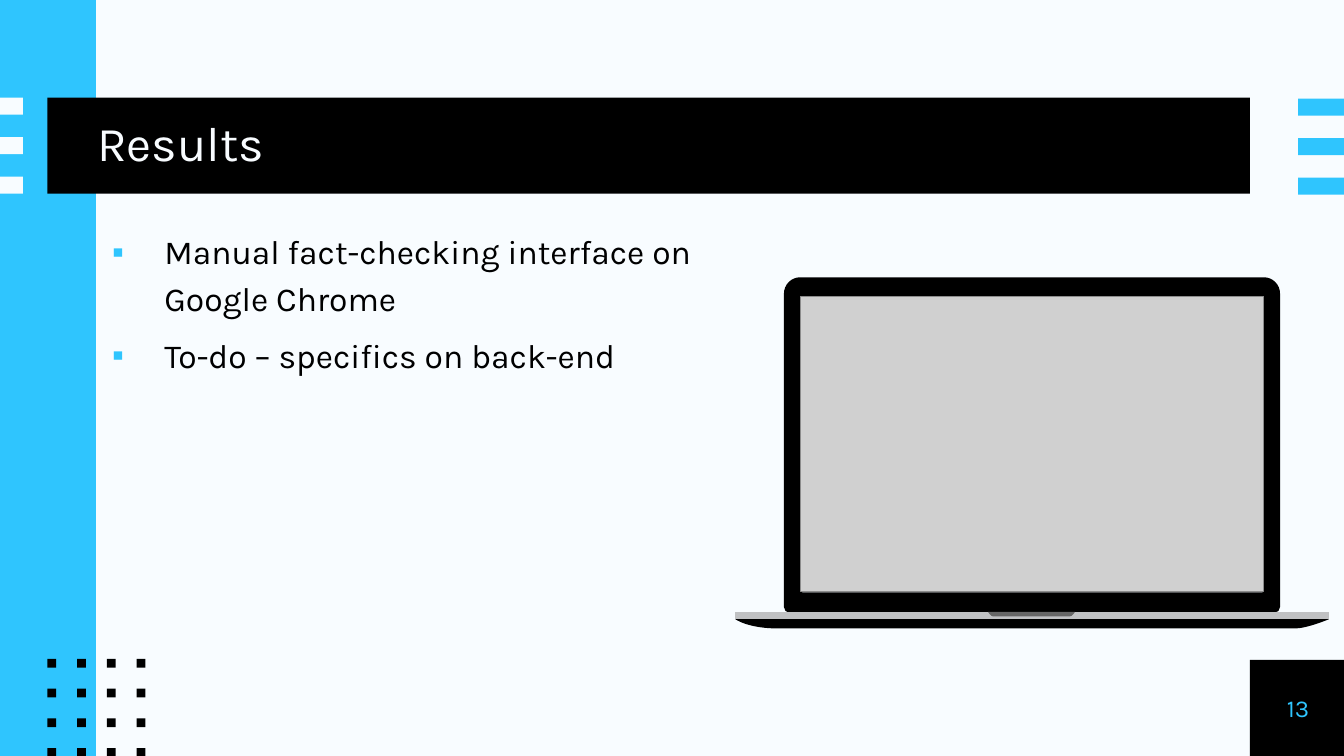
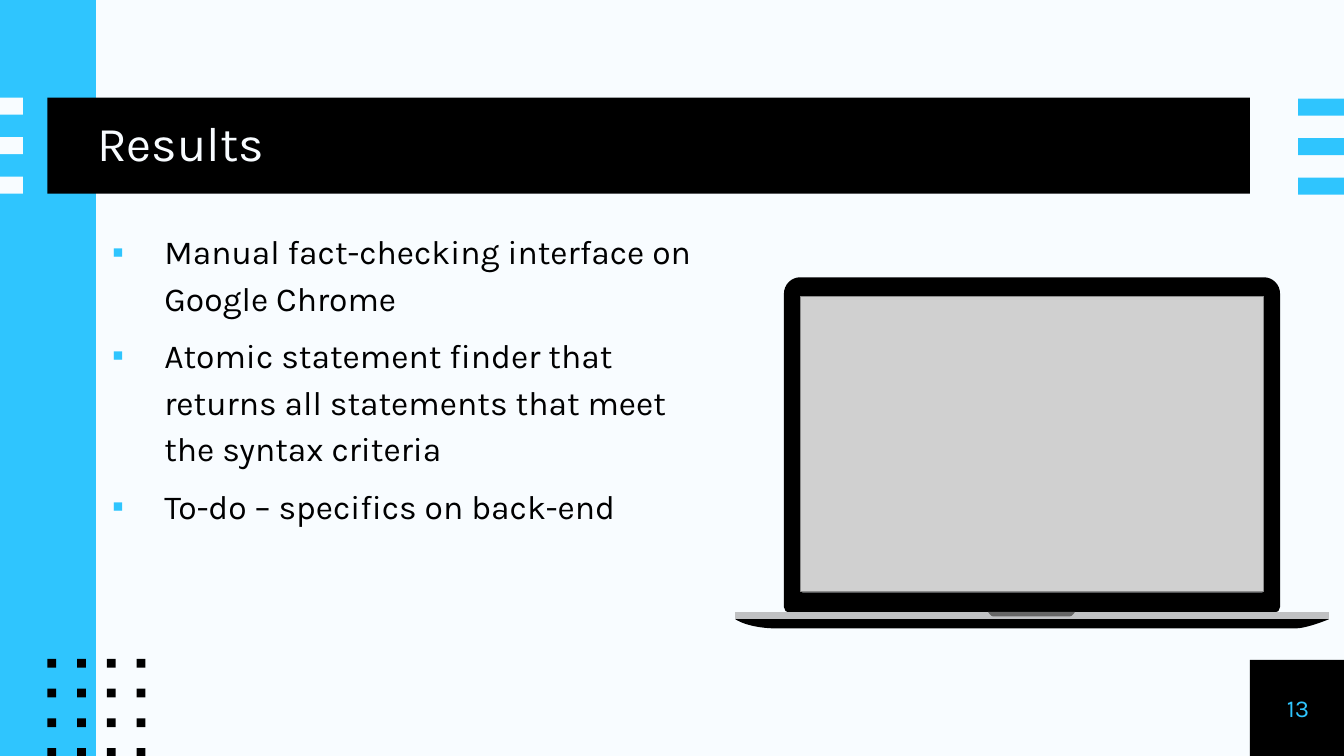
Before and after one commit to anease/senior-design, a slide deck: slide 13 of DeceptionDetective.pptx. Drawn at 1344x756 pixels with LibreOffice and Linux fonts; fonts in the diff are those of the drawing; grey boxes stand for pictures. Boxes give left, top, right and bottom in pixels: in the first picture for what was removed or moved away, otherwise in the second. Text is boxed around its words. In the diff, an @@ line names an element or a change of style, - is before the commit and + after.

```diff
--- a/DeceptionDetective.pptx
+++ b/DeceptionDetective.pptx
@@ text at bbox=[164, 345, 667, 470]: paragraph added @@
+▪ Atomic statement finder that returns all statements that meet the syntax criteria
```
Also in this commit, not shown: 3 other slides changed.
